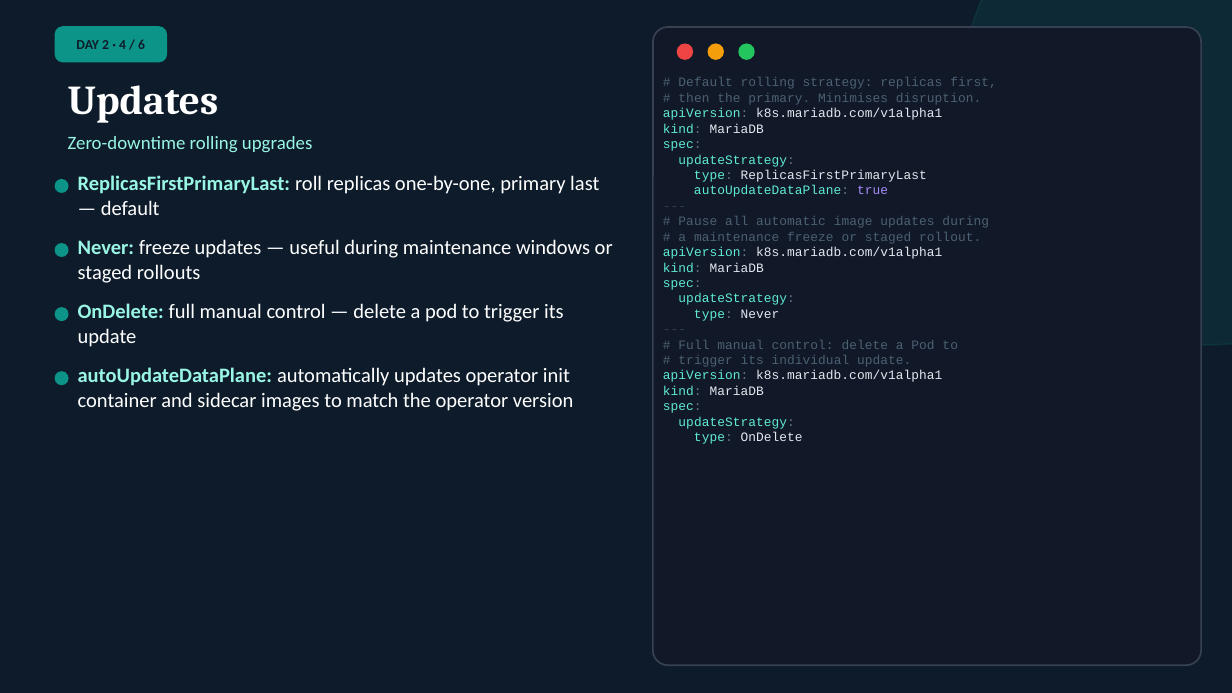
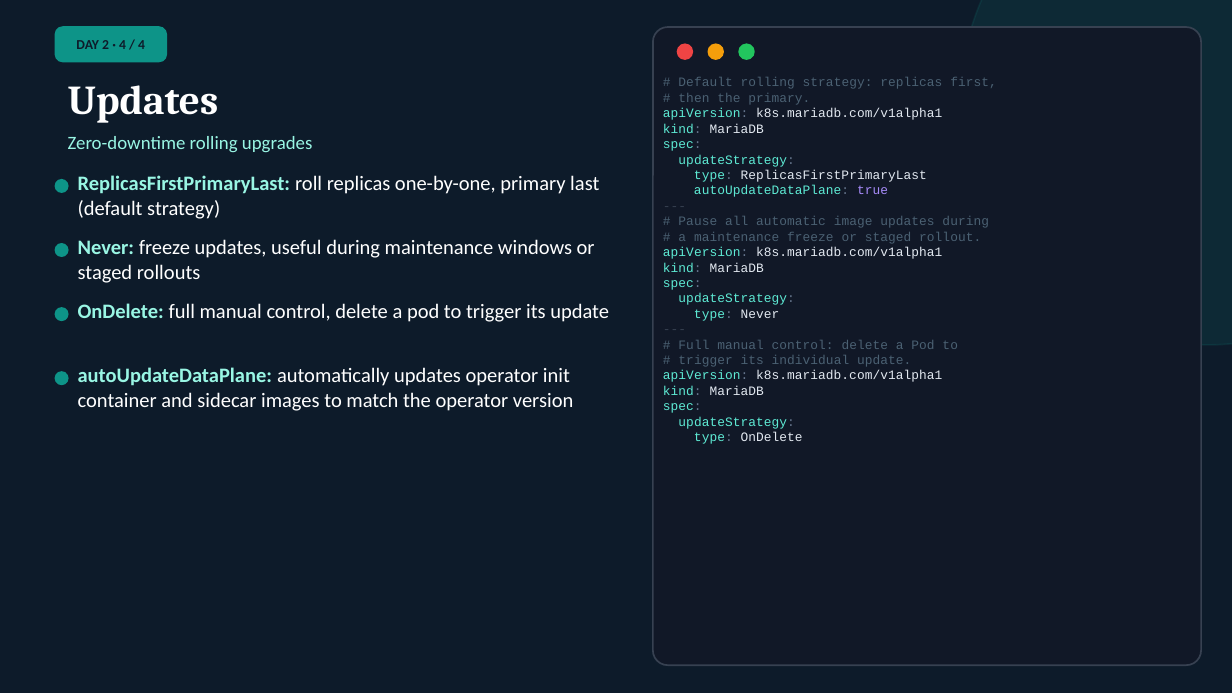
Before and after one commit to mariadb-operator/mariadb-operator, a slide deck: slide 16 of demos/multi-cluster/slides/mariadb-operator.odp. Drawn at 1232x693 pixels with LibreOffice and Linux fonts; fonts in the diff are those of the drawing. Boxes give left, top, right and bottom in pixels: in the first picture for what was removed or moved away, otherwise in the second. Text is boxed around its words. In the diff, an @@ line names an element or a change of style, - is before the commit and + after.

```diff
--- a/demos/multi-cluster/slides/mariadb-operator.odp
+++ b/demos/multi-cluster/slides/mariadb-operator.odp
@@ text at bbox=[76, 40, 145, 49]: text changed @@
-DAY 2 · 4 / 6
+DAY 2 · 4 / 4
@@ text at bbox=[678, 93, 810, 105]: text changed @@
-# then the primary. Minimises disruption.
+# then the primary.
@@ text at bbox=[78, 175, 599, 219]: text changed @@
-ReplicasFirstPrimaryLast: roll replicas one-by-one, primary last — default
+ReplicasFirstPrimaryLast: roll replicas one-by-one, primary last (default strategy)
@@ text at bbox=[78, 239, 595, 283]: text changed @@
-Never: freeze updates — useful during maintenance windows or staged rollouts
+Never: freeze updates, useful during maintenance windows or staged rollouts
@@ text at bbox=[78, 303, 609, 322]: text changed @@
-OnDelete: full manual control — delete a pod to trigger its update
+OnDelete: full manual control, delete a pod to trigger its update
```
Also in this commit, not shown: 18 other slides changed, 3 other files.
